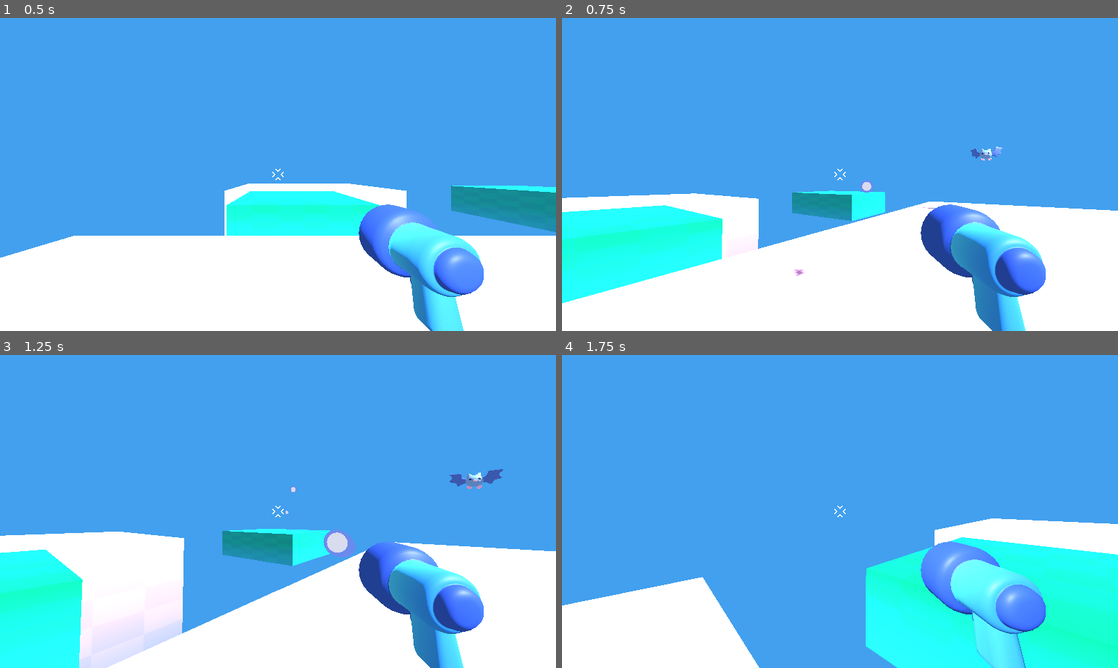
Above: before the commit, frames 1-4 (two rows, left to right).
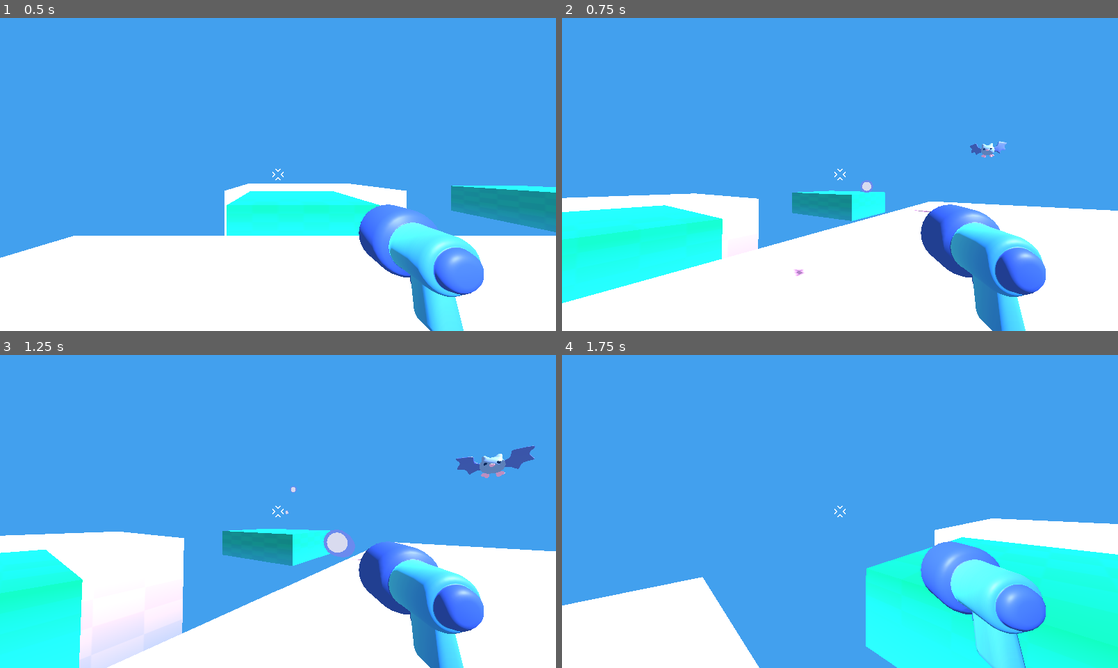
Above: after the commit, the same moments.

Repository: jschuhmann47/godot-3d-demo
Game: Godot game, scene res://game.tscn
Two runs of this game, one before a commit and one after it. Both use one fixed random seed, a clock stepped at 60 frames per second and the inputs below.
Inputs (mouse positions are in pixels of both pictures, inside the frame that each line leads up to):
- Up to frame 1 (0.5 s): no input
- Up to frame 2 (0.75 s): tap Enter at 0.5 s; move the mouse to (867, 174) at 0.52 s; press the mouse at (867, 174) at 0.53 s; hold W (move_forward) from 0.53 s (still down)
- Up to frame 3 (1.25 s): keep holding W (move_forward); tap Space (jump) at 0.77 s
- Up to frame 4 (1.75 s): keep holding W (move_forward); move the mouse to (812, 511) at 1.27 s; release the mouse at (812, 511) at 1.28 s; click (812, 511) at 1.35 s; tap Space (jump) at 1.52 s

Frame 1 is identical in both runs. In frame 2, 0.2% of the frame differs, in the area x 63-80%, y 39-62%; in frame 3, 0.9%, in the area x 63-97%, y 28-66%; in frame 4, nothing differs.

Commit message:
Add mob health and despawn

Diff:
--- a/mob/mob.gd
+++ b/mob/mob.gd
@@ -1,6 +1,34 @@
 extends RigidBody3D
 
+var health = 3
+var speed = randf_range(2.0, 4.0)
+
 @onready var bat_model: Node3D = %bat_model
+@onready var player = get_node("/root/Game/Player")
+@onready var timer: Timer = %Timer
+
+func _physics_process(delta: float) -> void:
+	var direction = global_position.direction_to(player.global_position)
+	direction.y = 0
+	linear_velocity = direction * speed
+	bat_model.rotation.y = Vector3.FORWARD.signed_angle_to(direction, Vector3.UP) + 3*PI/2
 
 func take_damage() -> void:
+	if health == 0:
+		return
+
 	bat_model.hurt()
+	health-=1
+
+	if health == 0:
+		set_physics_process(false)
+		gravity_scale = 1.0
+		var direction = -global_position.direction_to(player.global_position)
+		var upward_force = Vector3.UP * randf_range(1.0, 3.0)
+		apply_central_impulse(direction * 10.0 + upward_force)
+		timer.start()
+
+
+
+func _on_timer_timeout() -> void:
+	queue_free()
--- a/mob/mob.tscn
+++ b/mob/mob.tscn
@@ -15,3 +15,10 @@
 
 [node name="CollisionShape3D" type="CollisionShape3D" parent="."]
 shape = SubResource("SphereShape3D_6jlfs")
+
+[node name="Timer" type="Timer" parent="."]
+unique_name_in_owner = true
+wait_time = 5.0
+one_shot = true
+
+[connection signal="timeout" from="Timer" to="." method="_on_timer_timeout"]
